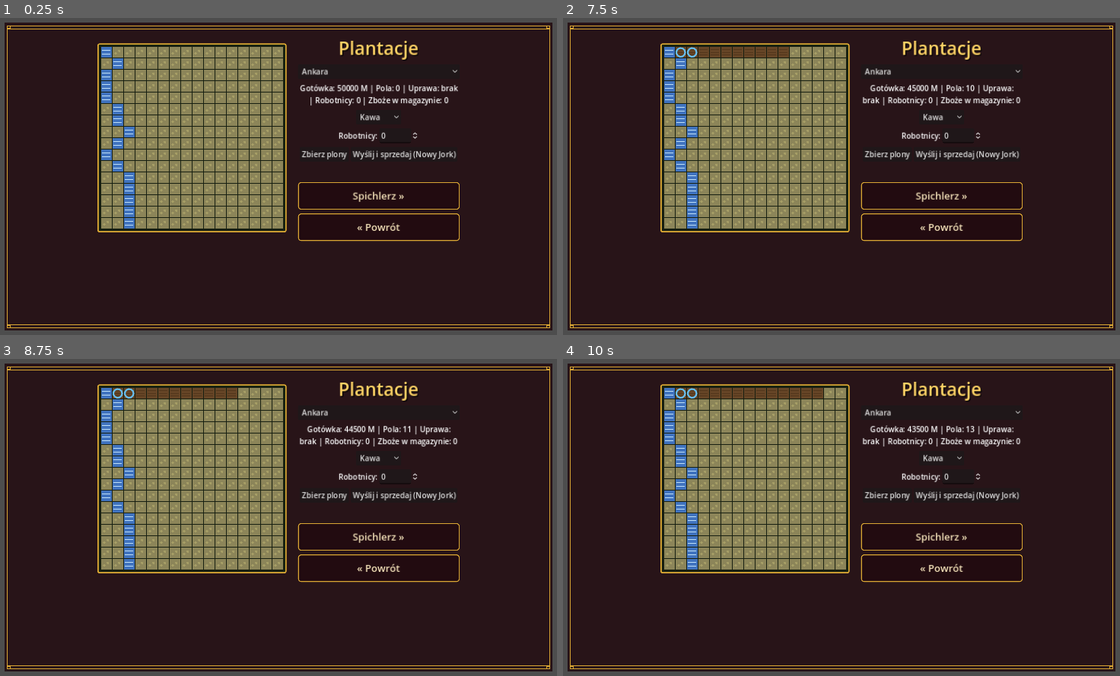
Above: before the commit, frames 1-4 (two rows, left to right).
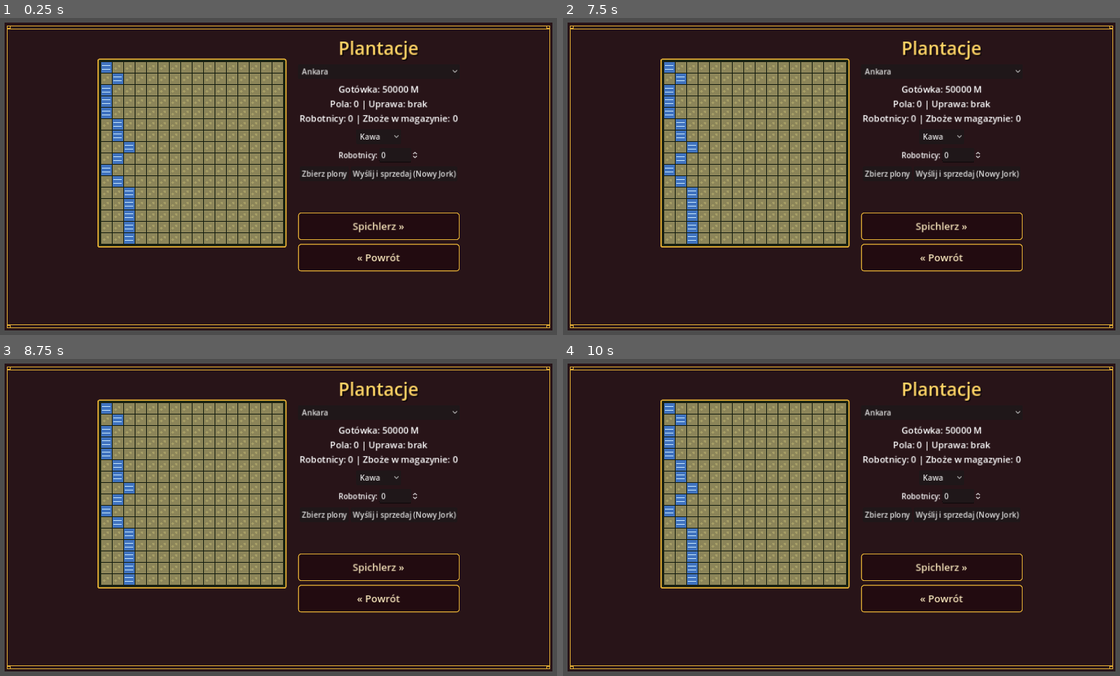
Above: after the commit, the same moments.

Repository: cinekm20/the-forger-retro-tycoon
Game: Godot game, scene res://scenes/plantation/Plantation.tscn
The game is run twice, just before and just after one commit, with the same random seed, the same clock (stepped at 60 frames per second) and the same inputs. This scene is started directly instead of the project's main scene.
Inputs (mouse positions are in pixels of both pictures, inside the frame that each line leads up to):
- Up to frame 1 (0.25 s): no input
- Up to frame 2 (7.5 s): click (679, 52) at 0.52 s; click (691, 52) at 1.27 s; click (702, 52) at 2.02 s; click (713, 52) at 2.77 s; click (724, 52) at 3.52 s; click (735, 52) at 4.27 s; click (746, 52) at 5.02 s; click (757, 52) at 5.77 s; click (774, 52) at 6.52 s; click (785, 52) at 7.27 s
- Up to frame 3 (8.75 s): click (233, 393) at 8.02 s
- Up to frame 4 (10 s): click (808, 393) at 8.77 s; click (819, 393) at 9.52 s

The runs differ from the first frame. In frame 1, 12% of the frame differs, in the area x 17-83%, y 7-81%; in frame 2, 12%; in frame 3, 12%; in frame 4, 12%.

Commit message:
Napraw "skaczący" ekran Plantacji przy zmianie uprawy
info_label/harvest_status_label zmieniały wysokość zależnie od długości
aktualnej treści (np. nazwa uprawy "Kawa" vs "Herbata" przesuwała punkt
zawinięcia autowrap), co przesuwało wszystko poniżej w tej samej
kolumnie przy każdej zmianie. Naprawiono przez: (1) rozbicie info_label
na 3 krótkie, stałe wiersze zamiast jednego zawijanego zdania, (2)
zarezerwowanie stałej wysokości (custom_minimum_size.y) na obu
etykietach, żeby liczba wierszy nigdy się nie zmieniała.

Diff:
--- a/game/scenes/plantation/Plantation.gd
+++ b/game/scenes/plantation/Plantation.gd
@@ -52,7 +52,12 @@
 	info_label = Label.new()
 	info_label.horizontal_alignment = HORIZONTAL_ALIGNMENT_CENTER
 	info_label.autowrap_mode = TextServer.AUTOWRAP_WORD
-	info_label.custom_minimum_size = Vector2(340, 0)
+	info_label.add_theme_font_size_override("font_size", 19)
+	## custom_minimum_size.y: rezerwuje miejsce na zawsze DOKŁADNIE 3 wiersze
+	## (patrz _update_info) — bez tego wysokość zależałaby od aktualnej
+	## treści i przesuwałaby resztę kolumny przy każdej zmianie (patrz
+	## komentarz przy _update_info).
+	info_label.custom_minimum_size = Vector2(340, 75)
 	right_column.add_child(info_label)
 
 	## Siatka 16x16 (256 pól) w oprawionej ramce, jak w oryginale (zrzut
@@ -117,7 +122,12 @@
 
 	harvest_status_label = ScreenHelpers.make_label(right_column, "")
 	harvest_status_label.autowrap_mode = TextServer.AUTOWRAP_WORD
-	harvest_status_label.custom_minimum_size = Vector2(340, 0)
+	## custom_minimum_size.y: rezerwuje miejsce na 2 wiersze na stałe — bez
+	## tego przełączanie między pustym tekstem (przed zbiorami) i najdłuższym
+	## komunikatem ("Nic do zebrania — ...", 2 linie) zmieniało wysokość
+	## etykiety i przesuwało guziki poniżej (ten sam problem co info_label
+	## wyżej — patrz _update_info).
+	harvest_status_label.custom_minimum_size = Vector2(340, 50)
 
 	ScreenHelpers.make_button(right_column, "Spichlerz »", func(): SceneRouter.goto_scene(SceneRouter.WAREHOUSE))
 	ScreenHelpers.make_back_button(right_column)
@@ -224,14 +234,20 @@
 	_update_info()
 
 
+## Trzy KRÓTKIE, stałe wiersze (każdy z osobna zawsze mieści się w
+## custom_minimum_size.x bez zawijania) zamiast jednego długiego zdania z
+## autowrap — długość samego tekstu (np. nazwy uprawy: "Kawa" vs "Herbata")
+## zmieniała wtedy liczbę zawiniętych linii, więc wysokość etykiety się
+## zmieniała, a to przesuwało wszystko poniżej niej w tej samej kolumnie
+## (zgłoszone przez użytkownika: "cały czas skacze ekran" przy zmianie
+## uprawy). Przy stałej liczbie wierszy wysokość jest zawsze taka sama,
+## niezależnie od wartości.
 func _update_info() -> void:
 	var plantation: Dictionary = PlayerPlantations.plantations[plantation_index]
 	var crop: String = plantation["crop"]
 	var crop_name: String = Crops.CROP_NAMES.get(crop, tr("brak")) if crop != "" else tr("brak")
-	info_label.text = tr("Gotówka: %.0f M | Pola: %d | Uprawa: %s | Robotnicy: %d | Zboże w magazynie: %d") % [
-		Economy.player_money,
-		PlayerPlantations.get_owned_tile_count(plantation_index),
-		crop_name,
-		int(plantation["workers"]),
-		plantation["stored_goods"],
+	info_label.text = "%s\n%s\n%s" % [
+		tr("Gotówka: %.0f M") % Economy.player_money,
+		tr("Pola: %d | Uprawa: %s") % [PlayerPlantations.get_owned_tile_count(plantation_index), crop_name],
+		tr("Robotnicy: %d | Zboże w magazynie: %d") % [int(plantation["workers"]), plantation["stored_goods"]],
 	]
--- a/game/translations/ui.csv
+++ b/game/translations/ui.csv
@@ -120,7 +120,6 @@
 Zebrano: %d jednostek.,Harvested: %d units.,Geerntet: %d Einheiten.
 "Nic do zebrania — brak uprawy, robotników albo nie minął jeszcze czas od ostatnich zbiorów.","Nothing to harvest — no  …(197 unchanged characters)…
 brak,none,keine
-Gotówka: %.0f M | Pola: %d | Uprawa: %s | Robotnicy: %d | Zboże w magazynie: %d,Cash: %.0f M | Tiles: %d | Crop: %s | Workers: %d | Stored crop: %d,Bargeld: %.0f M | Felder: %d | Anbau: %s | Arbeiter: %d | Gelagerte Ernte: %d
 Dokąd jedziemy?,Where to?,Wohin reisen wir?
 Anuluj,Cancel,Abbrechen
 « Powrót,« Back,« Zurück
@@ -200,3 +199,5 @@
 Sprzedano %d jednostek: %s.,Sold %d units: %s.,%d Einheiten verkauft: %s.
 Brak zapasów do sprzedania: %s.,No stock to sell: %s.,Kein Bestand zum Verkauf: %s.
 %d szt. — %.1f M/szt.,%d units — %.1f M/unit,%d Einheiten — %.1f M/Einheit
+Pola: %d | Uprawa: %s,Fields: %d | Crop: %s,Felder: %d | Anbau: %s
+Robotnicy: %d | Zboże w magazynie: %d,Workers: %d | Stored crop: %d,Arbeiter: %d | Lagerbestand: %d
